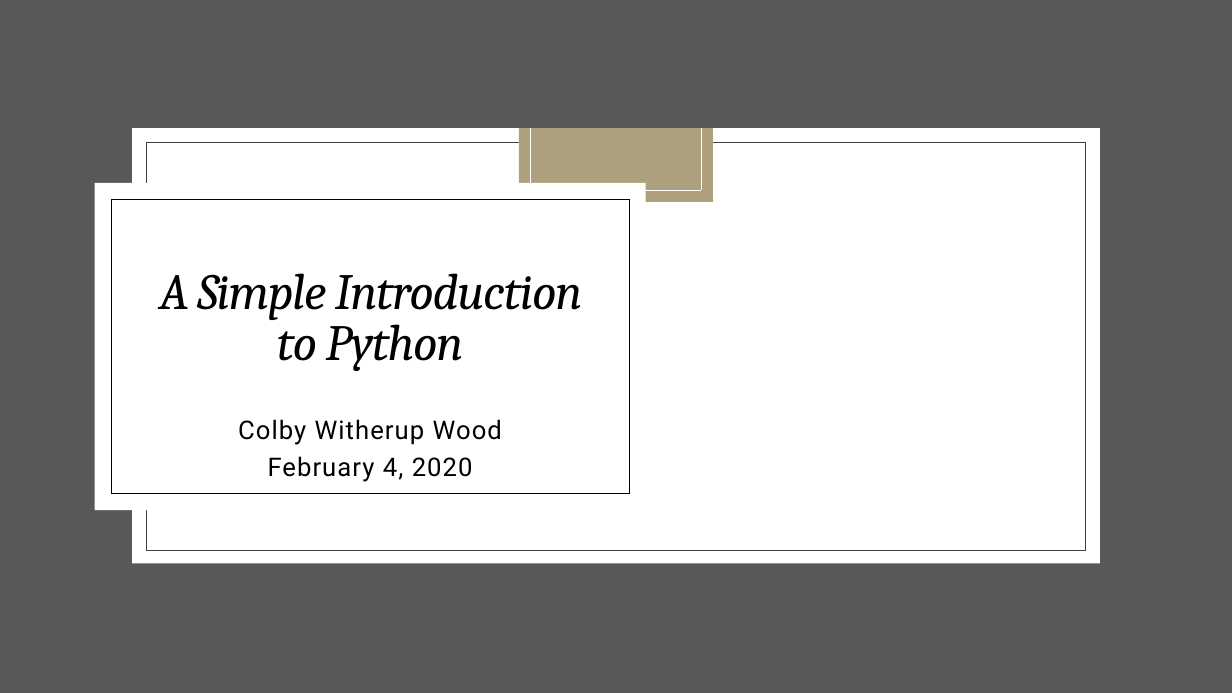
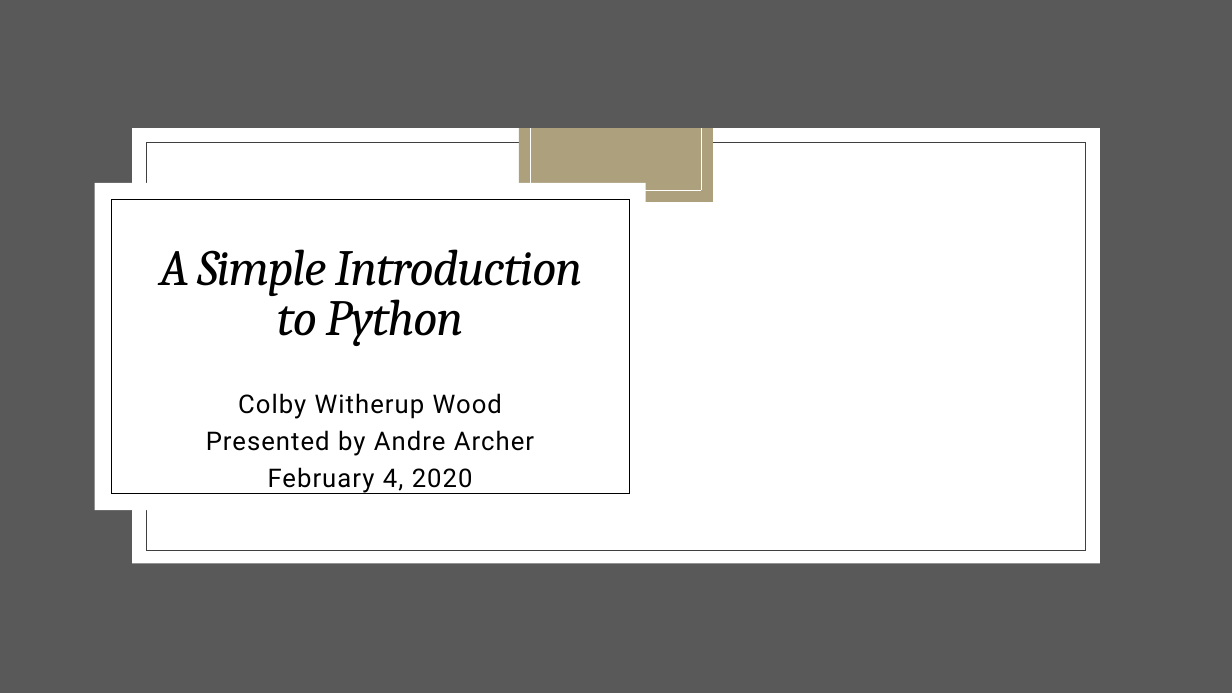
Before and after one commit to nuitrcs/python-quick-intro, a slide deck: slide 1 of BMDSD.pptx. Drawn at 1232x693 pixels with LibreOffice and Linux fonts; fonts in the diff are those of the drawing; background and template pictures are left out. Boxes give left, top, right and bottom in pixels: in the first picture for what was removed or moved away, otherwise in the second. Text is boxed around its words. In the diff, an @@ line names an element or a change of style, - is before the commit and + after.

Commit message:
italics replaced in notebook, Andre added to pptx

```diff
--- a/BMDSD.pptx
+++ b/BMDSD.pptx
@@ title "A Simple Introduction to Python": place and size @@
-title "A Simple Introduction to Python" at bbox=[159, 273, 583, 371]
+title "A Simple Introduction to Python" at bbox=[159, 249, 583, 346]
@@ subtitle "Colby Witherup Wood": place and size @@
-subtitle "Colby Witherup Wood" at bbox=[238, 419, 502, 482]
+subtitle "Colby Witherup Wood" at bbox=[206, 393, 534, 494]
@@ subtitle at bbox=[206, 430, 534, 456]: paragraph added @@
+Presented by Andre Archer
```
Also in this commit, not shown: 1 other file.
